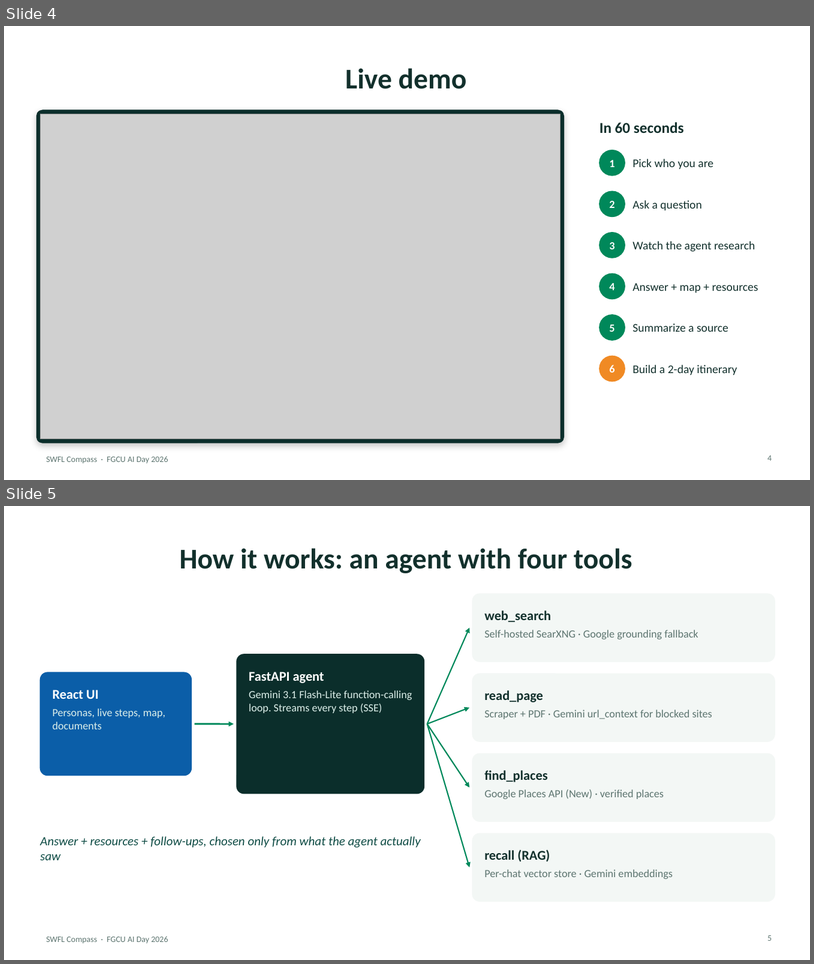
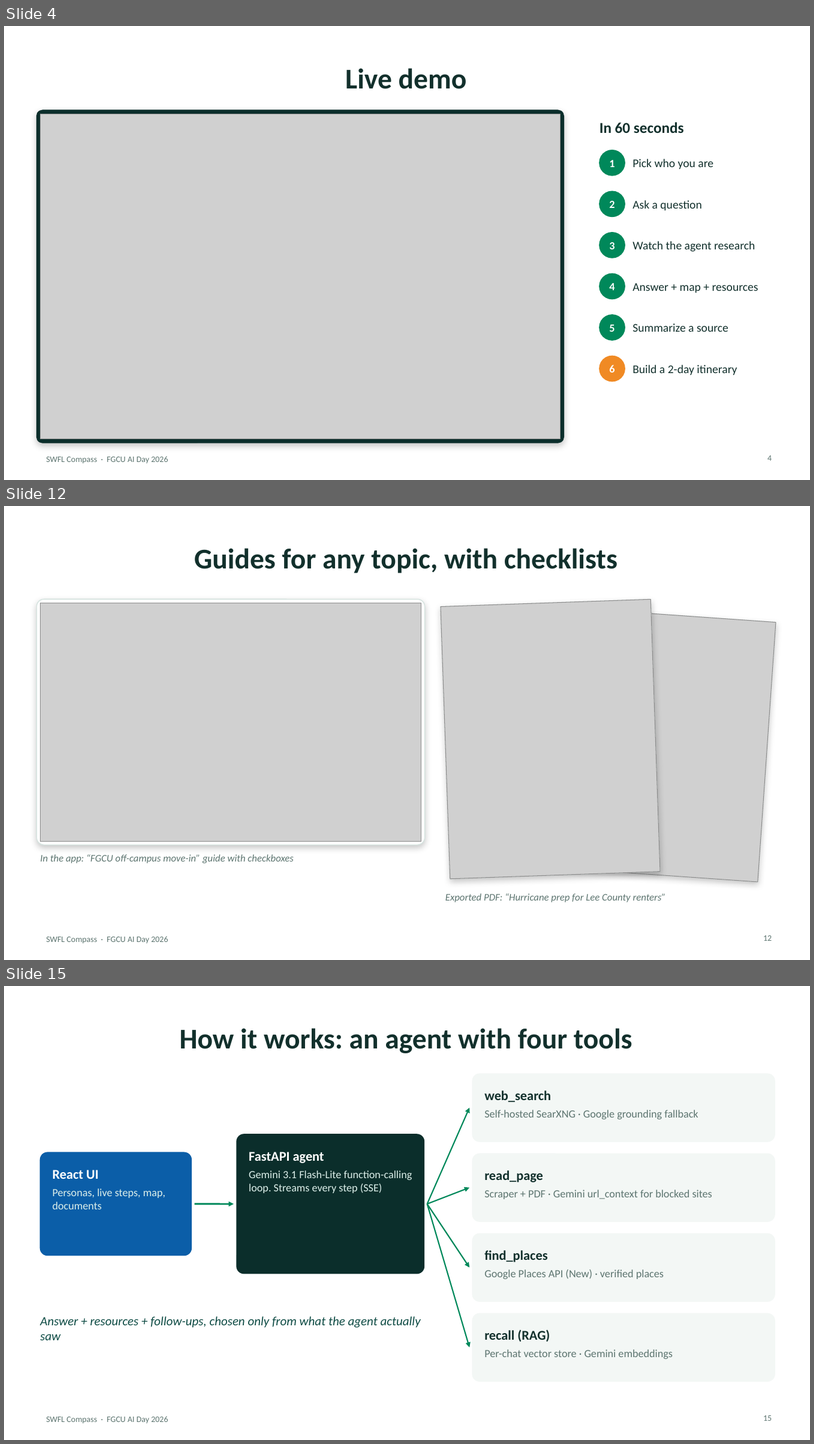
Before and after one commit to Nicholas55555/swfl-compass, a slide deck: presentation/SWFL-Compass.pptx. Shown one above the other, each under a label of ours: slides 4 and 5 before the commit, slides 4, 12 and 15 after it; the slides between them are not shown. The pictures are 814x964 and 814x1444 pixels, drawn with LibreOffice and Linux fonts; fonts in the diff are those of the drawing; grey boxes stand for pictures. Boxes give left, top, right and bottom in pixels: in the first picture for what was removed or moved away, otherwise in the second. Text is boxed around its words. In the diff, an @@ line names an element or a change of style, - is before the commit and + after.

```diff
--- a/presentation/SWFL-Compass.pptx
+++ b/presentation/SWFL-Compass.pptx
@@ slide 12 added at [4, 506, 810, 960], background #FFFFFF; not listed: 1 template element that a slide beside it also shows @@
@@ title added at [194, 548, 618, 573], 34 pt, text #12302C, bold @@
+Guides for any topic, with checklists
@@ rounded rectangle added at [36, 599, 425, 845], fill #FFFFFF, outline #D5E3DF 1 pt @@
@@ picture added at [40, 603, 422, 841] @@
@@ rectangle added at [441, 599, 661, 879], fill #FFFFFF, outline #D5E3DF 0.75 pt @@
@@ picture added at [441, 599, 661, 879] @@
@@ rectangle added at [558, 608, 776, 882], fill #FFFFFF, outline #D5E3DF 0.75 pt @@
@@ picture added at [558, 608, 776, 882] @@
@@ text added at [40, 854, 294, 863], 12 pt, text #5D7570, italic @@
+In the app: “FGCU off-campus move-in” guide with checkboxes
@@ text added at [446, 893, 666, 902], 12 pt, text #5D7570, italic @@
+Exported PDF: “Hurricane prep for Lee County renters”
@@ page number added at [764, 935, 772, 940], 10 pt, text #5D7570 @@
+12
@@ what was slide 5 is now slide 15 @@
@@ page number at [764, 1415, 772, 1420]: text changed @@
-5
+15
```
Also in this commit, not shown: 9 other slides added, 2 slides removed, 19 other files.
